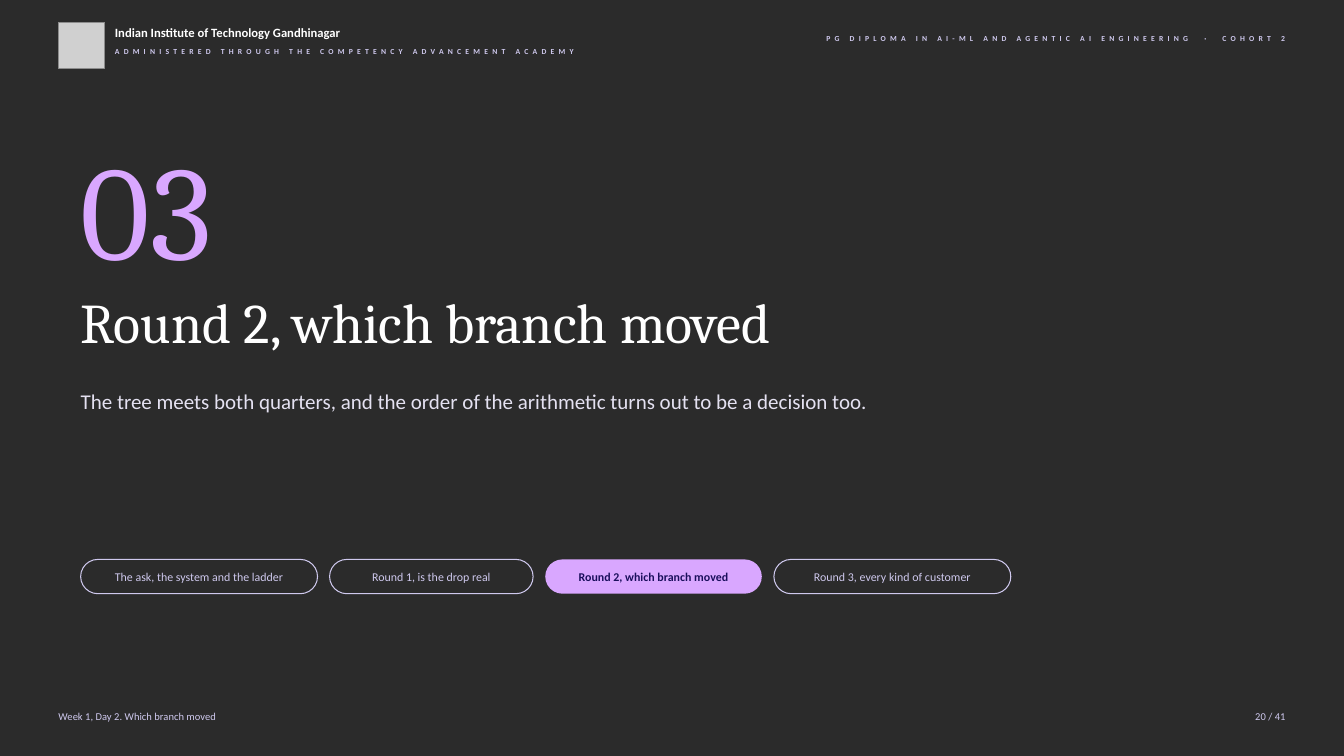
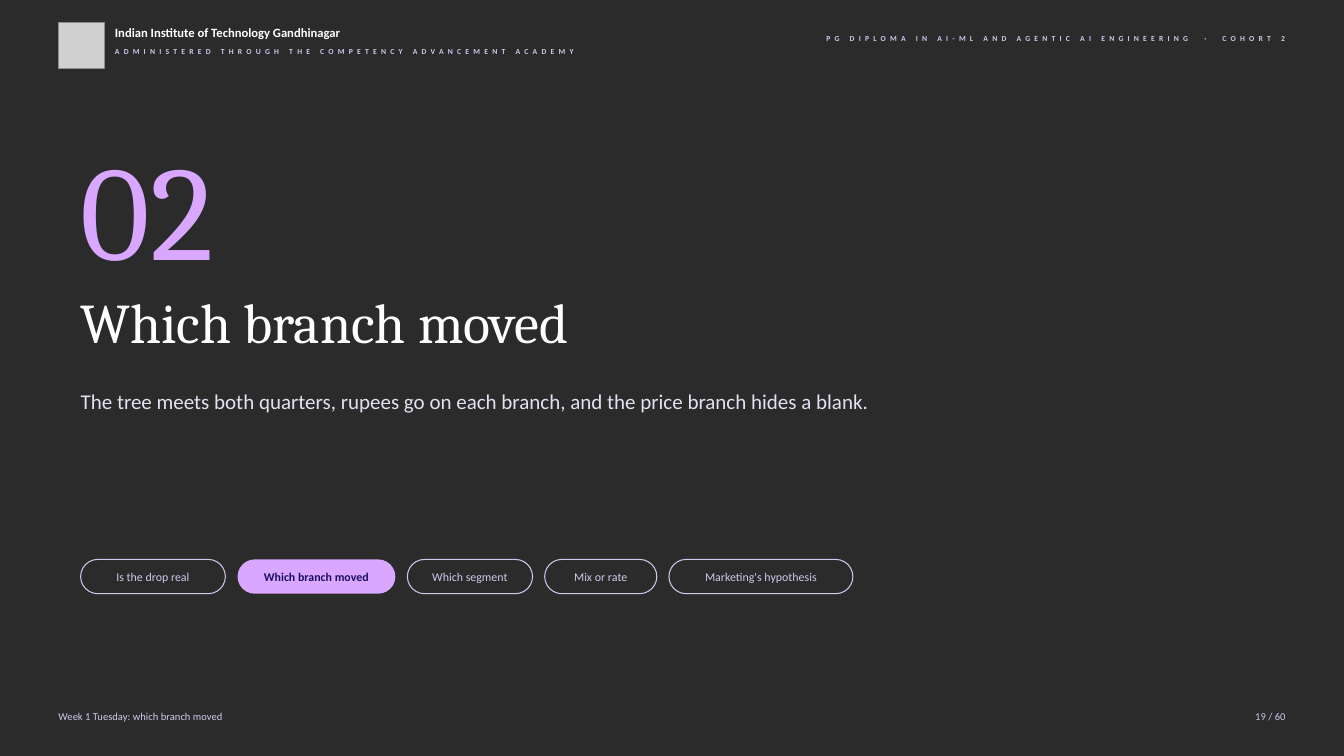
Before and after one commit to fde-academy-lab/c2-content-factory, a slide deck: slide 19 of content/W01/D2/slides/C2_W01_D02_half1_STUDENT.pptx (slide 20 before the commit). Drawn at 1344x756 pixels with LibreOffice and Linux fonts; fonts in the diff are those of the drawing; grey boxes stand for pictures; background and template pictures are left out; a plain dark background stands for a picture behind light text. Boxes give left, top, right and bottom in pixels: in the first picture for what was removed or moved away, otherwise in the second. Text is boxed around its words. In the diff, an @@ line names an element or a change of style, - is before the commit and + after.

```diff
--- a/content/W01/D2/slides/C2_W01_D02_half1_STUDENT.pptx
+++ b/content/W01/D2/slides/C2_W01_D02_half1_STUDENT.pptx
@@ text at box(81, 170, 214, 261): text changed @@
-03
+02
@@ text at box(81, 304, 568, 344): text changed @@
-Round 2, which branch moved
+Which branch moved
@@ text at box(81, 394, 868, 413): text changed @@
-The tree meets both quarters, and the order of the arithmetic turns out to be a decision too.
+The tree meets both quarters, rupees go on each branch, and the price branch hides a blank.
@@ rounded rectangle "Is the drop real": place and size @@
-rounded rectangle "Is the drop real" at box(81, 560, 318, 594)
+rounded rectangle "Is the drop real" at box(81, 560, 226, 594)
@@ rounded rectangle "Which branch moved": place and size @@
-rounded rectangle "Which branch moved" at box(330, 560, 533, 594)
+rounded rectangle "Which branch moved" at box(238, 560, 396, 594)
@@ rounded rectangle "Which branch moved" at box(238, 560, 396, 594): fill none to #D9A7FF; outline #CFC9EE 0.75 pt to none @@
@@ rounded rectangle "Which segment": place and size @@
-rounded rectangle "Which segment" at box(545, 560, 762, 594)
+rounded rectangle "Which segment" at box(407, 560, 532, 594)
@@ rounded rectangle "Which segment" at box(407, 560, 532, 594): fill #D9A7FF to none; outline none to #CFC9EE 0.75 pt @@
@@ rounded rectangle added at box(544, 560, 656, 594), outline #CFC9EE 0.75 pt, 8.5 pt, text #CFC9EE @@
+Mix or rate
@@ rounded rectangle added at box(669, 560, 853, 594), outline #CFC9EE 0.75 pt, 8.5 pt, text #CFC9EE @@
+Marketing's hypothesis
@@ rounded rectangle removed at box(774, 560, 1011, 594) @@
-Round 3, every kind of customer
@@ text in rounded rectangle at box(116, 572, 189, 583): text changed @@
-The ask, the system and the ladder
+Is the drop real
@@ text in rounded rectangle at box(264, 572, 369, 581): text changed; text colour #CFC9EE to #1A0F5C; bold on @@
-Round 1, is the drop real
+Which branch moved
@@ text in rounded rectangle at box(432, 573, 508, 583): text changed; text colour #1A0F5C to #CFC9EE; bold off @@
-Round 2, which branch moved
+Which segment
@@ text at box(58, 712, 222, 722): text changed @@
-Week 1, Day 2. Which branch moved
+Week 1 Tuesday: which branch moved
@@ text at box(1255, 713, 1286, 720): text changed @@
-20 / 41
+19 / 60
```
Also in this commit, not shown: 27 other slides changed, 32 slides added, 13 slides removed, 11 other files.
